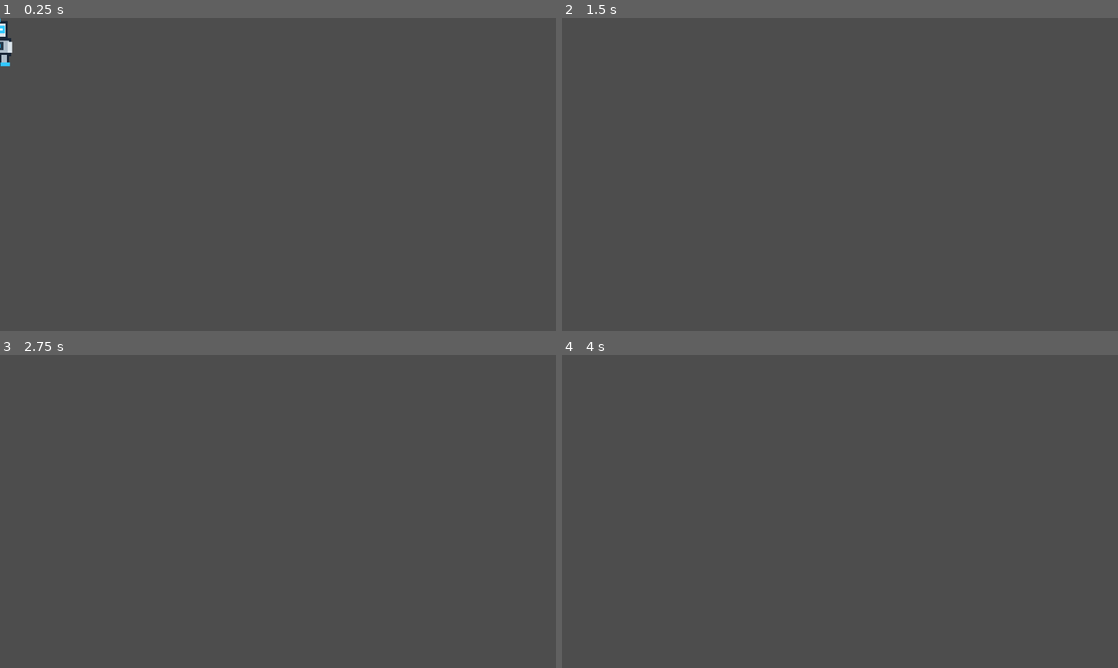
Above: before the commit, frames 1-4 (two rows, left to right).
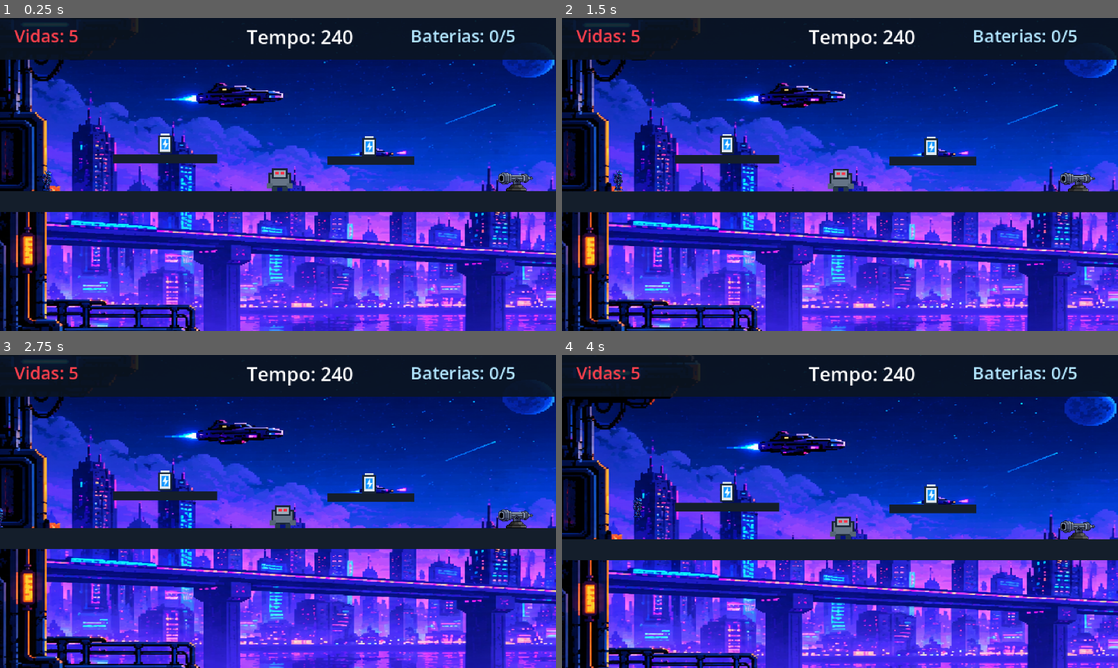
Above: after the commit, the same moments.

Repository: Henriquezinatelli/Trabalhopratico
Game: Godot game, scene res://cenas/Jogo.tscn
Same seed, same stepped clock (60 frames per second), same inputs: the game is played once before the commit and once after it. Before the commit the project starts from res://cenas/Player.tscn.
Inputs:
- Up to frame 1 (0.25 s): no input
- Up to frame 2 (1.5 s): tap Enter (ui_accept) at 0.5, 0.77 s; hold Right (ui_right) from 0.53 s (still down); tap R at 0.6, 1.35 s
- Up to frame 3 (2.75 s): tap Enter (ui_accept) at 1.52 s; release Right (ui_right) at 2.03 s; hold Left (ui_left) from 2.03 s (still down); tap R at 2.1 s
- Up to frame 4 (4 s): release Left (ui_left) at 2.78 s; hold Right (ui_right) from 2.78 s (still down); tap R at 2.85, 3.6 s; tap Enter (ui_accept) at 3.02, 3.77 s

The runs differ from the first frame. In frame 1, 100% of the frame differs, in the area x 0-100%, y 0-100%; in frame 2, 100%; in frame 3, 100%; in frame 4, 100%.
Error before the commit: Invalid call. Nonexistent function 'atualizar_hud' in base 'Window'. (res://scripts/player.gd:54)
Error after the commit: Invalid assignment of property or key 'flip_h' with value of type 'bool' on a base object of type 'null instance'. (res://scripts/player.gd:39)

Commit message:
Mais um
Bora bill

Diff:
--- a/cenas/Jogo.tscn
+++ b/cenas/Jogo.tscn
@@ -2,11 +2,23 @@
 
 [ext_resource type="Script" uid="uid://b06skgp0bnevp" path="res://scripts/jogo.gd" id="1"]
 [ext_resource type="PackedScene" uid="uid://bsii71ij2hk2e" path="res://cenas/Player.tscn" id="2"]
+[ext_resource type="Texture2D" uid="uid://dhi7pa3ad0nsb" path="res://Arte/95bb7309-664a-4001-a675-473289eedf7e.png" id="2_thifo"]
 [ext_resource type="PackedScene" uid="uid://cd0evlglehxw3" path="res://cenas/Bateria.tscn" id="3"]
 [ext_resource type="PackedScene" uid="uid://bfr5wrdjeumfj" path="res://cenas/Inimigo.tscn" id="4"]
 [ext_resource type="PackedScene" uid="uid://c56qucdt63mkb" path="res://cenas/Torreta.tscn" id="5"]
 [ext_resource type="PackedScene" uid="uid://c8np415ukedyt" path="res://cenas/Portal.tscn" id="6"]
 
+[sub_resource type="SpriteFrames" id="SpriteFrames_l1v15"]
+animations = [{
+"frames": [{
+"duration": 1.0,
+"texture": ExtResource("2_thifo")
+}],
+"loop": 1,
+"name": &"default",
+"speed": 5.0
+}]
+
 [sub_resource type="RectangleShape2D" id="Ground"]
 size = Vector2(1600, 24)
 
@@ -19,22 +31,13 @@
 [node name="Jogo" type="Node2D" unique_id=1798074504]
 script = ExtResource("1")
 
-[node name="Fundo" type="ColorRect" parent="." unique_id=328883058]
-offset_right = 1600.0
-offset_bottom = 180.0
-mouse_filter = 2
-color = Color(0.45, 0.67, 0.86, 1)
+[node name="Fundo" type="AnimatedSprite2D" parent="." unique_id=654549940]
+position = Vector2(806.4999, 161.5)
+scale = Vector2(0.8245084, 0.5737705)
+sprite_frames = SubResource("SpriteFrames_l1v15")
 
 [node name="Player" parent="." unique_id=922121658 instance=ExtResource("2")]
-position = Vector2(57, 149)
-
-[node name="Camera2D" type="Camera2D" parent="Player" unique_id=1605573864]
-limit_left = 2
-limit_top = 0
-limit_right = 1602
-limit_bottom = 180
-position_smoothing_enabled = true
-position_smoothing_speed = 7.0
+position = Vector2(55, 141)
 
 [node name="Chao" type="StaticBody2D" parent="." unique_id=2125494510]
 position = Vector2(800, 174)
@@ -153,7 +156,7 @@
 velocidade = 9.0
 
 [node name="Torreta1" parent="." unique_id=1350779051 instance=ExtResource("5")]
-position = Vector2(572, 147)
+position = Vector2(570, 146)
 
 [node name="Portal" parent="." unique_id=994201512 instance=ExtResource("6")]
 position = Vector2(1517, 135)
@@ -182,7 +185,7 @@
 offset_bottom = 21.0
 theme_override_colors/font_color = Color(1, 1, 1, 1)
 theme_override_font_sizes/font_size = 11
-text = "240"
+text = "300"
 horizontal_alignment = 1
 
 [node name="Baterias" type="Label" parent="HUD" unique_id=553871791]
--- a/cenas/Player.tscn
+++ b/cenas/Player.tscn
@@ -1,19 +1,39 @@
 [gd_scene format=3 uid="uid://bsii71ij2hk2e"]
 
-[ext_resource type="Script" uid="uid://brp0o0bhk6u4y" path="res://scripts/player.gd" id="1"]
-[ext_resource type="Texture2D" uid="uid://bx0j5lpfuiw3p" path="res://Arte/player_robot.svg" id="2"]
+[ext_resource type="Script" uid="uid://d4d0w1kdmonyj" path="res://scripts/player.gd" id="1"]
+[ext_resource type="Texture2D" uid="uid://dxc18jgx8mqmw" path="res://Arte/a98ddffa-ea06-4a39-bfaa-b853007b1745.png" id="2_y47sr"]
 
 [sub_resource type="RectangleShape2D" id="S"]
-size = Vector2(14, 24)
+size = Vector2(12, 24)
+
+[sub_resource type="AtlasTexture" id="AtlasTexture_7v0vg"]
+atlas = ExtResource("2_y47sr")
+region = Rect2(468, 0, 156, 418)
+
+[sub_resource type="SpriteFrames" id="SpriteFrames_1qpta"]
+animations = [{
+"frames": [{
+"duration": 1.0,
+"texture": SubResource("AtlasTexture_7v0vg")
+}],
+"loop": 1,
+"name": &"default",
+"speed": 5.0
+}]
 
 [node name="Player" type="CharacterBody2D" unique_id=1952065395]
 script = ExtResource("1")
 
-[node name="Sprite2D" type="Sprite2D" parent="." unique_id=1056687759]
+[node name="CollisionShape2D" type="CollisionShape2D" parent="." unique_id=1214349765]
 position = Vector2(-1, 7)
-scale = Vector2(0.625, 0.70000005)
-texture = ExtResource("2")
+shape = SubResource("S")
 
-[node name="CollisionShape2D" type="CollisionShape2D" parent="." unique_id=1214349765]
-position = Vector2(-1, 8)
-shape = SubResource("S")
+[node name="Camera2D" type="Camera2D" parent="." unique_id=1664030906]
+zoom = Vector2(0.5, 0.5)
+limit_left = 0
+limit_top = -50
+
+[node name="AnimatedSprite2D" type="AnimatedSprite2D" parent="." unique_id=951010746]
+position = Vector2(-1.0000005, 2.0000002)
+scale = Vector2(0.14102563, 0.09569378)
+sprite_frames = SubResource("SpriteFrames_1qpta")
--- a/cenas/Portal.tscn
+++ b/cenas/Portal.tscn
@@ -1,17 +1,56 @@
 [gd_scene format=3 uid="uid://c8np415ukedyt"]
 
 [ext_resource type="Script" uid="uid://ddtw6b5xqthbh" path="res://scripts/portal.gd" id="1"]
-[ext_resource type="Texture2D" uid="uid://cvto67vv0uyvo" path="res://Arte/portal.svg" id="2"]
+[ext_resource type="Texture2D" uid="uid://duvcwlrt4mt8o" path="res://Arte/Portal-Transparent.png" id="2_8ri67"]
 
 [sub_resource type="RectangleShape2D" id="S"]
 size = Vector2(24, 53)
 
+[sub_resource type="AtlasTexture" id="AtlasTexture_qfamm"]
+atlas = ExtResource("2_8ri67")
+region = Rect2(0, 0, 297, 570)
+
+[sub_resource type="AtlasTexture" id="AtlasTexture_8s5ds"]
+atlas = ExtResource("2_8ri67")
+region = Rect2(297, 0, 297, 570)
+
+[sub_resource type="AtlasTexture" id="AtlasTexture_24eub"]
+atlas = ExtResource("2_8ri67")
+region = Rect2(594, 0, 297, 570)
+
+[sub_resource type="AtlasTexture" id="AtlasTexture_vu2jt"]
+atlas = ExtResource("2_8ri67")
+region = Rect2(891, 0, 297, 570)
+
+[sub_resource type="SpriteFrames" id="SpriteFrames_fxot4"]
+animations = [{
+"frames": [{
+"duration": 1.0,
+"texture": SubResource("AtlasTexture_qfamm")
+}, {
+"duration": 1.0,
+"texture": SubResource("AtlasTexture_8s5ds")
+}, {
+"duration": 1.0,
+"texture": SubResource("AtlasTexture_24eub")
+}, {
+"duration": 1.0,
+"texture": SubResource("AtlasTexture_vu2jt")
+}],
+"loop": 2,
+"name": &"default",
+"speed": 1.0
+}]
+
 [node name="Portal" type="Area2D" unique_id=26808124]
 script = ExtResource("1")
-
-[node name="Sprite2D" type="Sprite2D" parent="." unique_id=2111618223]
-texture = ExtResource("2")
 
 [node name="CollisionShape2D" type="CollisionShape2D" parent="." unique_id=193546323]
 position = Vector2(0, -0.5)
 shape = SubResource("S")
+
+[node name="AnimatedSprite2D" type="AnimatedSprite2D" parent="." unique_id=1217669065]
+position = Vector2(-4.7683716e-07, -0.50000024)
+scale = Vector2(0.08080807, 0.092982456)
+sprite_frames = SubResource("SpriteFrames_fxot4")
+frame_progress = 0.34472787
--- a/cenas/Torreta.tscn
+++ b/cenas/Torreta.tscn
@@ -1,10 +1,12 @@
 [gd_scene format=3 uid="uid://c56qucdt63mkb"]
 
 [ext_resource type="Script" uid="uid://c3ylbkqtqhima" path="res://scripts/torreta.gd" id="1"]
-[ext_resource type="Texture2D" uid="uid://o0552tmwcdp6" path="res://Arte/turret_robot.svg" id="2"]
+[ext_resource type="Texture2D" uid="uid://dy0rlokutwaqo" path="res://Arte/tKbX9T.png" id="2_i1u2b"]
 
 [node name="Torreta" type="Node2D" unique_id=2069920797]
 script = ExtResource("1")
 
 [node name="Sprite2D" type="Sprite2D" parent="." unique_id=746199554]
-texture = ExtResource("2")
+position = Vector2(24, 2)
+scale = Vector2(0.13994958, 0.13521634)
+texture = ExtResource("2_i1u2b")
--- a/project.godot
+++ b/project.godot
@@ -15,7 +15,7 @@
 [application]
 
 config/name="Robozox: A Missão"
-run/main_scene="uid://bsii71ij2hk2e"
+run/main_scene="uid://5ydl8765oiqr"
 config/features=PackedStringArray("4.7")
 
 [display]
Binary file added: Arte/3113939-middle.png
Not shown, added: Arte/3113939-middle.png.import
Binary file added: Arte/95bb7309-664a-4001-a675-473289eedf7e.png
Not shown, added: Arte/95bb7309-664a-4001-a675-473289eedf7e.png.import
Binary file added: Arte/Ficha de Sprites do Robô Neon.png
Not shown, added: Arte/Ficha de Sprites do Robô Neon.png.import
Binary file added: Arte/OIP (1).webp
Not shown, added: Arte/OIP (1).webp.import
Binary file added: Arte/OIP.webp
Not shown, added: Arte/OIP.webp.import
Binary file added: Arte/Portal-Transparent.png
Not shown, added: Arte/Portal-Transparent.png.import
(and 10 more such lines)
